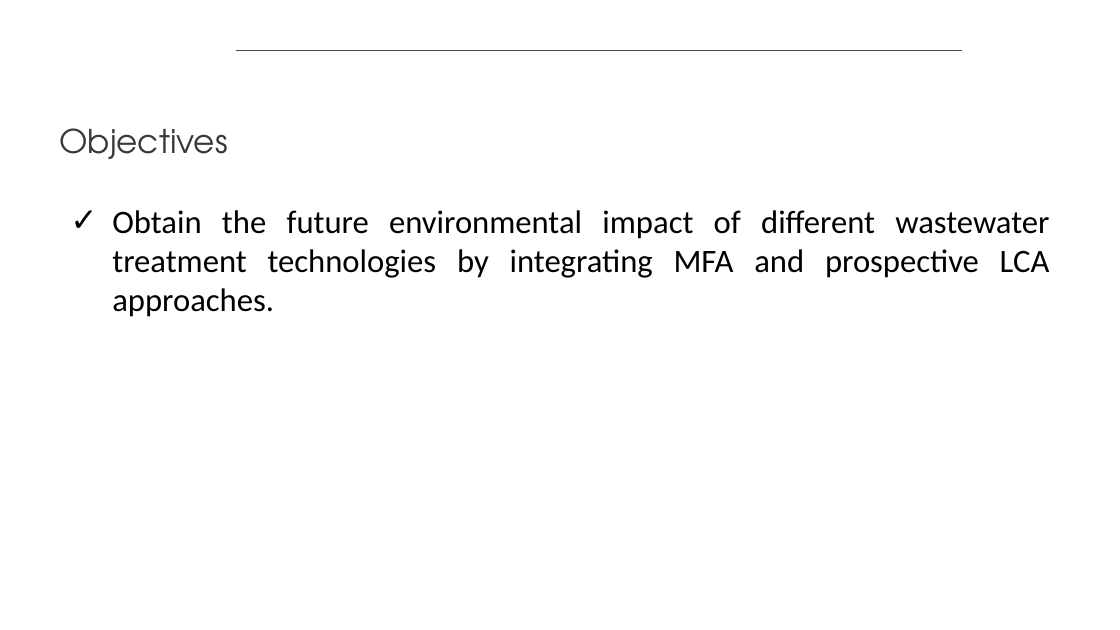
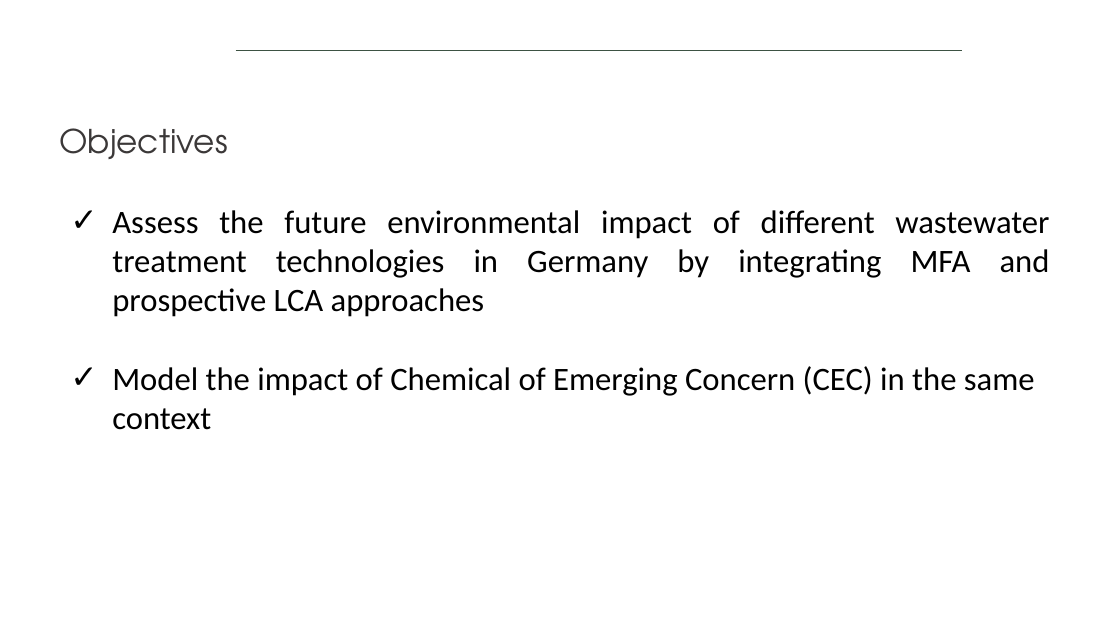
Before and after one commit to isabelapi/PAW_MFA_LCA_2025, a slide deck: slide 4 of presentation/dds_autumn_school_2025_paw_presentation_14-11-2025.pptx. Drawn at 1120x630 pixels with LibreOffice and Linux fonts; fonts in the diff are those of the drawing; background and template pictures are left out. Boxes give left, top, right and bottom in pixels: in the first picture for what was removed or moved away, otherwise in the second. Text is boxed around its words. In the diff, an @@ line names an element or a change of style, - is before the commit and + after.

```diff
--- a/presentation/dds_autumn_school_2025_paw_presentation_14-11-2025.pptx
+++ b/presentation/dds_autumn_school_2025_paw_presentation_14-11-2025.pptx
@@ text at (112,210,1050,430): text changed @@
-✓ Obtain the future environmental impact of different wastewater treatment technologies by integrating MFA and prospective LCA approaches.
+✓ Assess the future environmental impact of different wastewater treatment technologies in Germany by integrating MFA and prospective LCA approaches
+✓ Model the impact of Chemical of Emerging Concern (CEC) in the same context
```
Also in this commit, not shown: 4 other slides changed, 3 slides removed.
